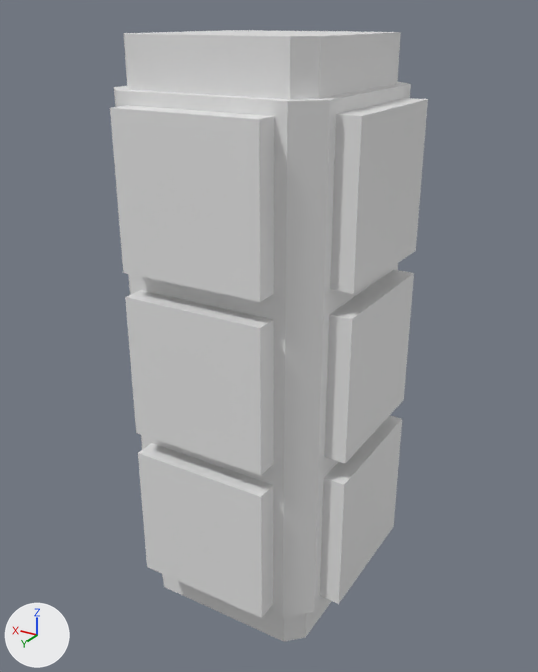
Two versions of the FBX model Space Terminator/Assets/Art Assets/Tiles/Pillar 1.fbx, one commit apart.
Before and after are seen from a camera (50 mm lens) standing at (10.97, 5.96, 2.79) and looking at (12.72, 3.04, 1.33). Arrows for +X, +Y and +Z are at lower left; the lights stay in place. Where no turn or scale is listed for an object, it has been applied to the vertices.

The first picture shows 'Pillar03'.
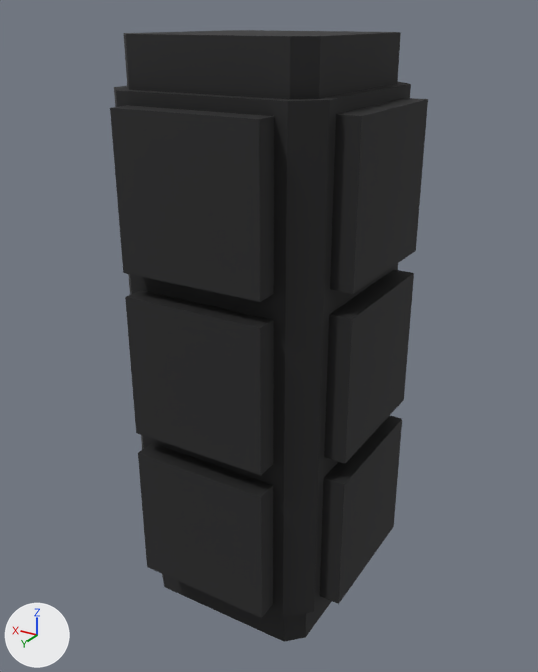
The newer file is also turned or shifted as a whole; pictures and numbers use the older file's frame.

Where the change shows, as pixel boxes [x1, y1, x2, y2] in the pictures (538 x 672 px):
'Pillar03', recoloured (grey to black): [110, 30, 428, 642] in both

Patch to the scene script:
```diff
--- a/Space Terminator/Assets/Art Assets/Tiles/Pillar 1.fbx.py
+++ b/Space Terminator/Assets/Art Assets/Tiles/Pillar 1.fbx.py
@@ img_pillar03_texturespng_png @@
+img_pillar03_texturespng_png = load_image('Pillar03 Texturespng.png', 'Textures/Pillar03 Texturespng.png', 1024, 1024, 'sRGB')
@@ mat_material__634 @@
+mat_material__634 = principled_material('Material #634')
+mat_material__634.texture = img_pillar03_texturespng_png
+mat_material__634.roughness = 0.859
@@ me_mesh @@
 me_mesh.from_pydata(...)  # 112 vertices, 220 faces; spans x -0.57..0.57, y -0.57..0.57, z -0.12..2.72
+me_mesh.materials.append(mat_material__634)  # picture img_pillar03_texturespng_png
```
